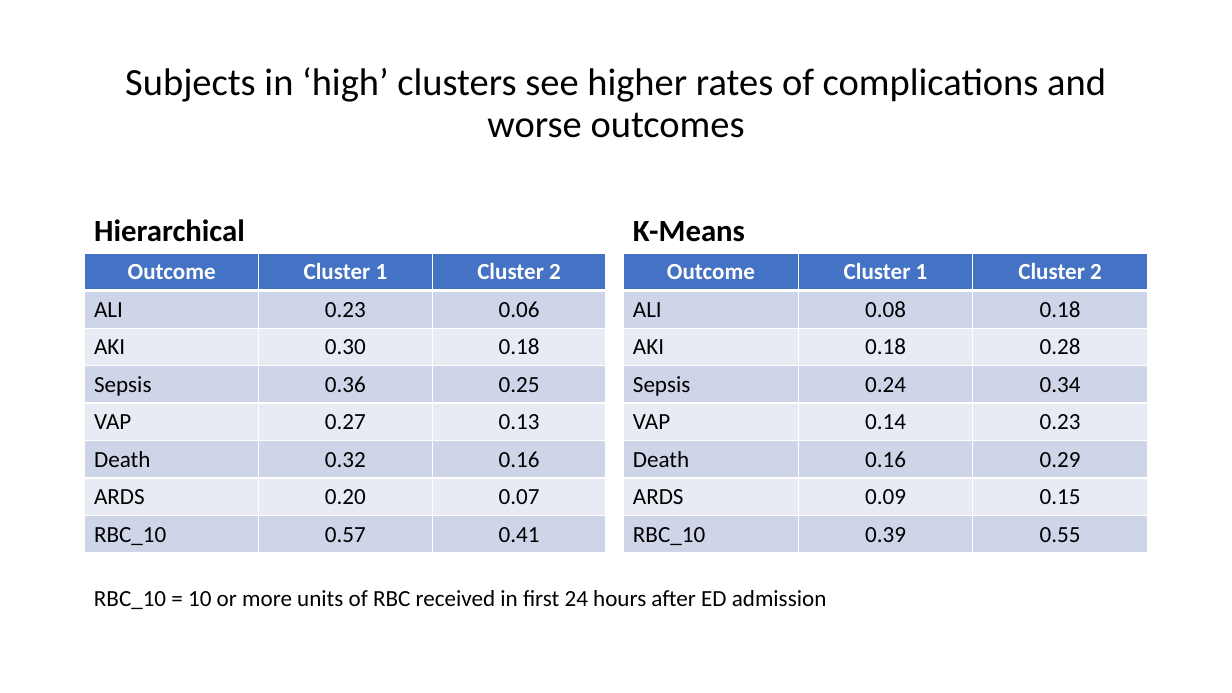
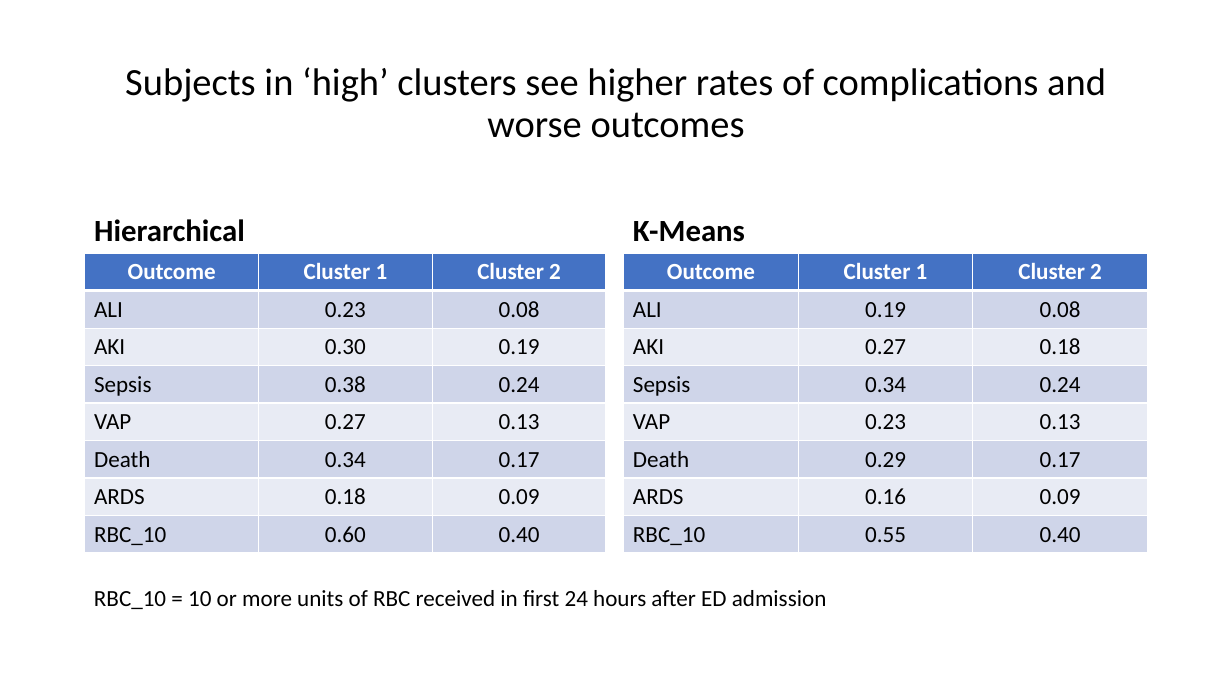
Before and after one commit to tliu-2/PROPPR, a slide deck: slide 12 of Presentation.pptx. Drawn at 1232x693 pixels with LibreOffice and Linux fonts; fonts in the diff are those of the drawing. Boxes give left, top, right and bottom in pixels: in the first picture for what was removed or moved away, otherwise in the second. Text is boxed around its words. In the diff, an @@ line names an element or a change of style, - is before the commit and + after.

```diff
--- a/Presentation.pptx
+++ b/Presentation.pptx
@@ table at (85, 253, 606, 553) @@
-row 2, column 3: 0.06
+row 2, column 3: 0.08
-row 3, column 3: 0.18
+row 3, column 3: 0.19
-row 4, column 2: 0.36
+row 4, column 2: 0.38
-row 4, column 3: 0.25
+row 4, column 3: 0.24
-row 6, column 2: 0.32
+row 6, column 2: 0.34
-row 6, column 3: 0.16
+row 6, column 3: 0.17
-row 7, column 2: 0.20
+row 7, column 2: 0.18
-row 7, column 3: 0.07
+row 7, column 3: 0.09
-row 8, column 2: 0.57
+row 8, column 2: 0.60
-row 8, column 3: 0.41
+row 8, column 3: 0.40
@@ table at (624, 253, 1148, 553) @@
-row 2, column 2: 0.08
+row 2, column 2: 0.19
-row 2, column 3: 0.18
+row 2, column 3: 0.08
-row 3, column 2: 0.18
+row 3, column 2: 0.27
-row 3, column 3: 0.28
+row 3, column 3: 0.18
-row 4, column 2: 0.24
+row 4, column 2: 0.34
-row 4, column 3: 0.34
+row 4, column 3: 0.24
-row 5, column 2: 0.14
+row 5, column 2: 0.23
-row 5, column 3: 0.23
+row 5, column 3: 0.13
-row 6, column 2: 0.16
+row 6, column 2: 0.29
-row 6, column 3: 0.29
+row 6, column 3: 0.17
-row 7, column 2: 0.09
+row 7, column 2: 0.16
-row 7, column 3: 0.15
+row 7, column 3: 0.09
-row 8, column 2: 0.39
+row 8, column 2: 0.55
-row 8, column 3: 0.55
+row 8, column 3: 0.40
```
Also in this commit, not shown: 7 other slides changed, 2 slides added, 2 slides removed, 18 other files.
